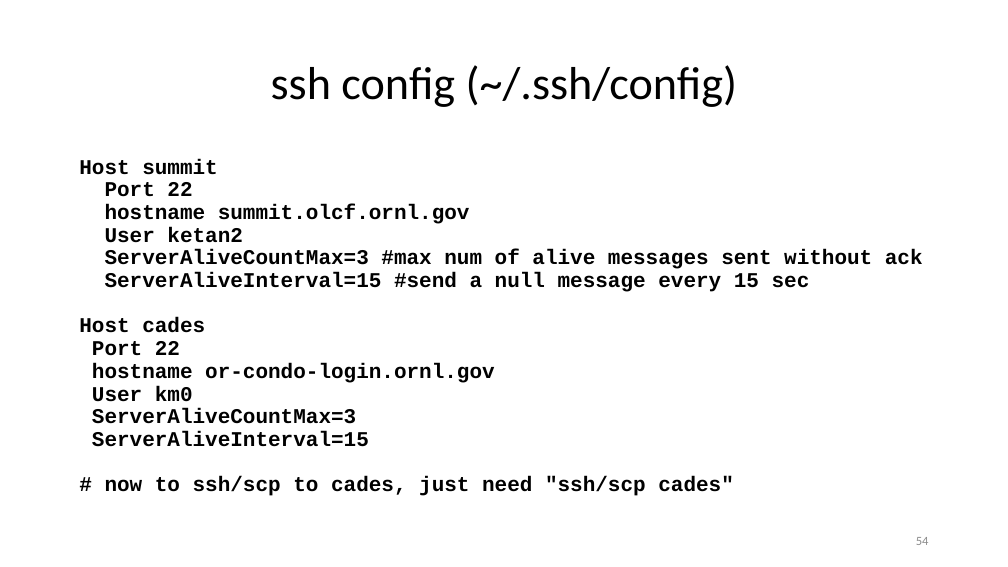
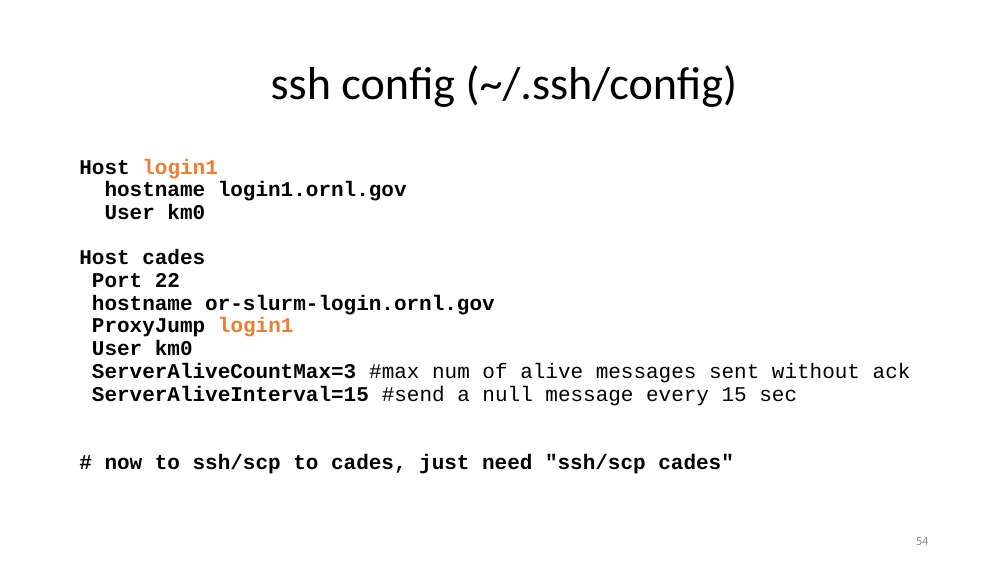
Before and after one commit to ketancmaheshwari/lisa19, a slide deck: slide 54 of lpt_LISA.pptx. Drawn at 1008x567 pixels with LibreOffice and Linux fonts; fonts in the diff are those of the drawing. Boxes give left, top, right and bottom in pixels: in the first picture for what was removed or moved away, otherwise in the second. Text is boxed around its words. In the diff, an @@ line names an element or a change of style, - is before the commit and + after.

Commit message:
Updated ssh config: included ProxyJump

```diff
--- a/lpt_LISA.pptx
+++ b/lpt_LISA.pptx
@@ text at (79, 159, 911, 474): text changed @@
-Host summit
-Port 22
-hostname summit.olcf.ornl.gov
-User ketan2
-ServerAliveCountMax=3 #max num of alive messages sent without ack
-ServerAliveInterval=15 #send a null message every 15 sec
-Host cades
-Port 22
-hostname or-condo-login.ornl.gov
-User km0
-ServerAliveCountMax=3
-ServerAliveInterval=15
-# now to ssh/scp to cades, just need "ssh/scp cades"
+Host login1
+hostname login1.ornl.gov
+User km0
+Host cades
+Port 22
+hostname or-slurm-login.ornl.gov
+ProxyJump login1
+User km0
+ServerAliveCountMax=3 #max num of alive messages sent without ack
+ServerAliveInterval=15 #send a null message every 15 sec
+# now to ssh/scp to cades, just need "ssh/scp cades"
```
Also in this commit, not shown: 1 other slide changed, 1 other file.
